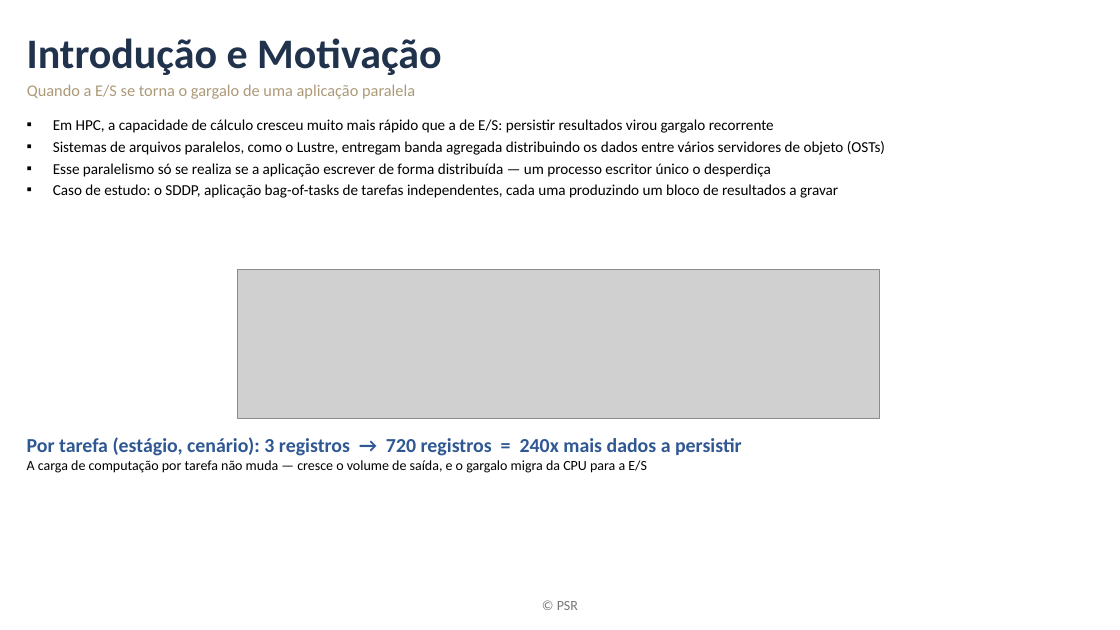
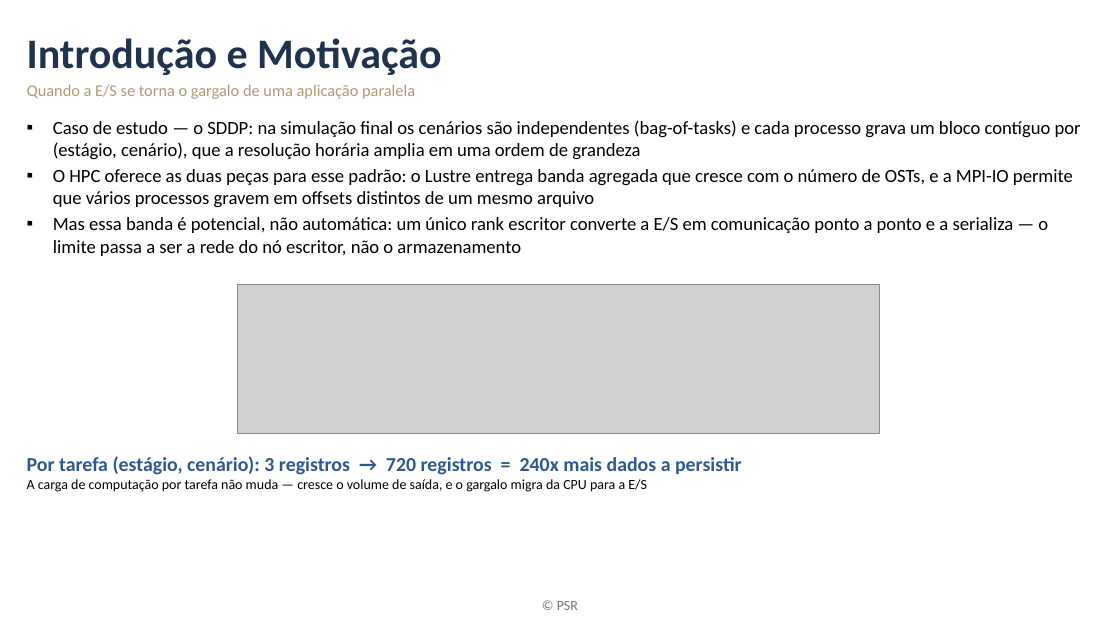
Before and after one commit to mbrcruz/SDDP-MPIO-Latex, a slide deck: slide 3 of Apresentacao/Apresentacao_esqueleto.pptx. Drawn at 1120x630 pixels with LibreOffice and Linux fonts; fonts in the diff are those of the drawing; grey boxes stand for pictures; background and template pictures are left out. Boxes give left, top, right and bottom in pixels: in the first picture for what was removed or moved away, otherwise in the second. Text is boxed around its words. In the diff, an @@ line names an element or a change of style, - is before the commit and + after.

```diff
--- a/Apresentacao/Apresentacao_esqueleto.pptx
+++ b/Apresentacao/Apresentacao_esqueleto.pptx
@@ text at bbox=[53, 120, 1081, 256]: text changed; size 13 to 16 pt @@
-▪ Em HPC, a capacidade de cálculo cresceu muito mais rápido que a de E/S: persistir resultados virou gargalo recorrente
-▪ Sistemas de arquivos paralelos, como o Lustre, entregam banda agregada distribuindo os dados entre vários servidores de objeto (OSTs)
-▪ Esse paralelismo só se realiza se a aplicação escrever de forma distribuída — um processo escritor único o desperdiça
-▪ Caso de estudo: o SDDP, aplicação bag-of-tasks de tarefas independentes, cada uma produzindo um bloco de resultados a gravar
+▪ Caso de estudo — o SDDP: na simulação final os cenários são independentes (bag-of-tasks) e cada processo grava um bloco contíguo por (estágio, cenário), que a resolução horária amplia em uma ordem de grandeza
+▪ O HPC oferece as duas peças para esse padrão: o Lustre entrega banda agregada que cresce com o número de OSTs, e a MPI-IO permite que vários processos gravem em offsets distintos de um mesmo arquivo
+▪ Mas essa banda é potencial, não automática: um único rank escritor converte a E/S em comunicação ponto a ponto e a serializa — o limite passa a ser a rede do nó escritor, não o armazenamento
@@ picture: place and size @@
-picture at bbox=[238, 270, 880, 418]
+picture at bbox=[238, 285, 880, 434]
@@ text "Por tarefa (estágio, cenário): 3 ...": place and size @@
-text "Por tarefa (estágio, cenário): 3 ..." at bbox=[27, 437, 742, 473]
+text "Por tarefa (estágio, cenário): 3 ..." at bbox=[27, 456, 742, 492]
```
Also in this commit, not shown: 2 other slides changed, 1 other file.
